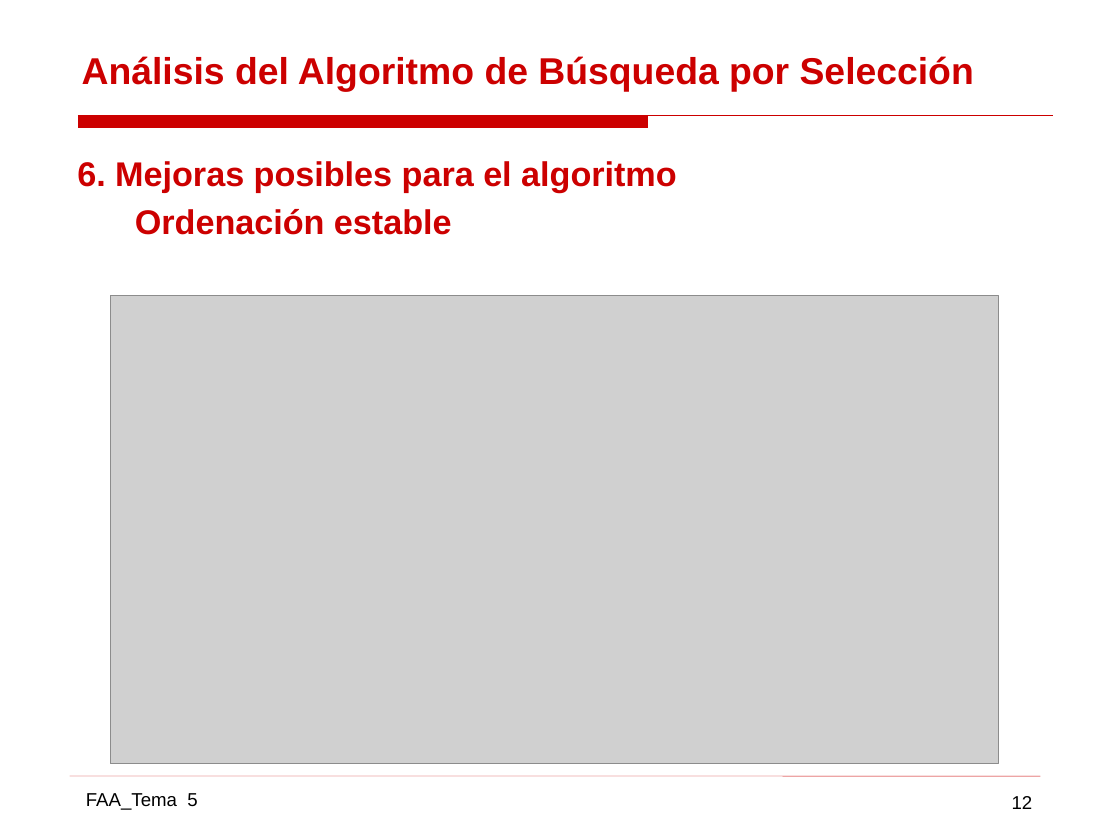
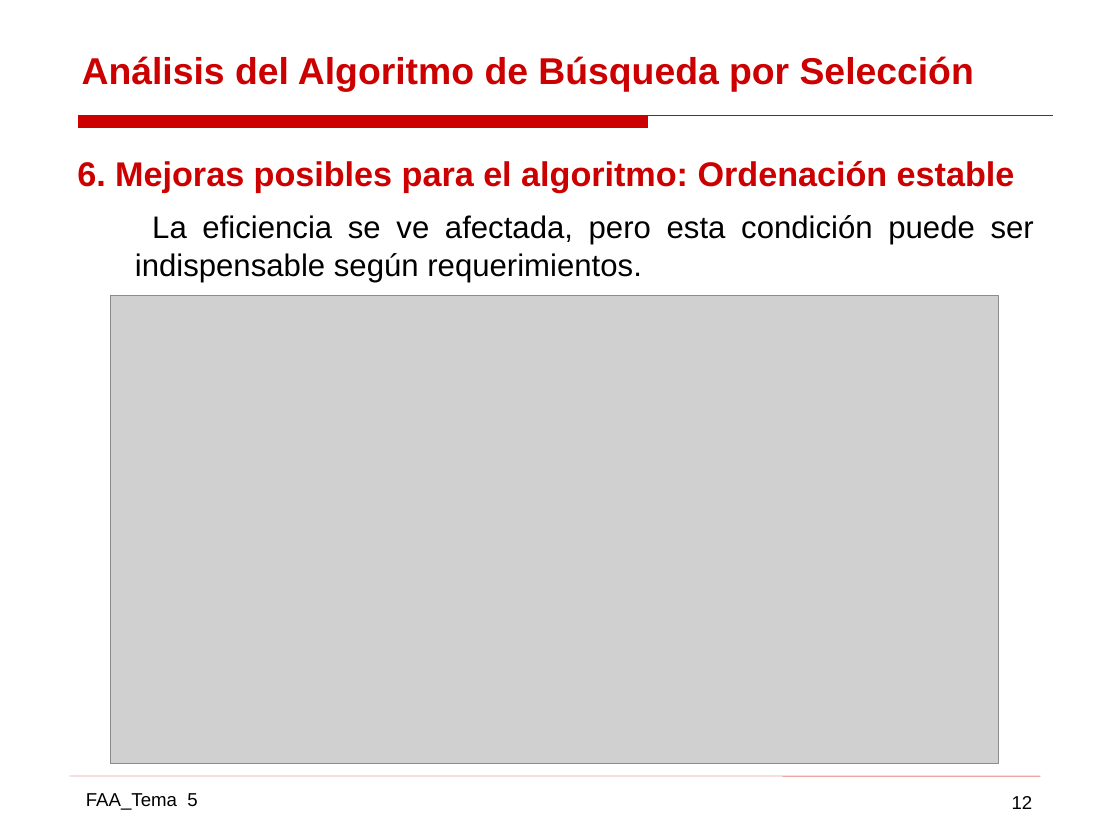
Before and after one commit to gabrielpr96/ETSIcode, a slide deck: slide 12 of FAA/Practica 2 AAD/AAD_11.pptx. Drawn at 1120x840 pixels with LibreOffice and Linux fonts; fonts in the diff are those of the drawing; grey boxes stand for pictures. Boxes give left, top, right and bottom in pixels: in the first picture for what was removed or moved away, otherwise in the second. Text is boxed around its words. In the diff, an @@ line names an element or a change of style, - is before the commit and + after.

```diff
--- a/FAA/Practica 2 AAD/AAD_11.pptx
+++ b/FAA/Practica 2 AAD/AAD_11.pptx
@@ text at (77,161,1034,282): text changed; size 22 to 20 pt; text colour #CC0000 to #000000; bold off @@
-6. Mejoras posibles para el algoritmo
-Ordenación estable
+6. Mejoras posibles para el algoritmo: Ordenación estable
+La eficiencia se ve afectada, pero esta condición puede ser indispensable según requerimientos.
```
Also in this commit, not shown: 22 other slides changed, 1 slide added, 2 slides removed, 5 other files.
